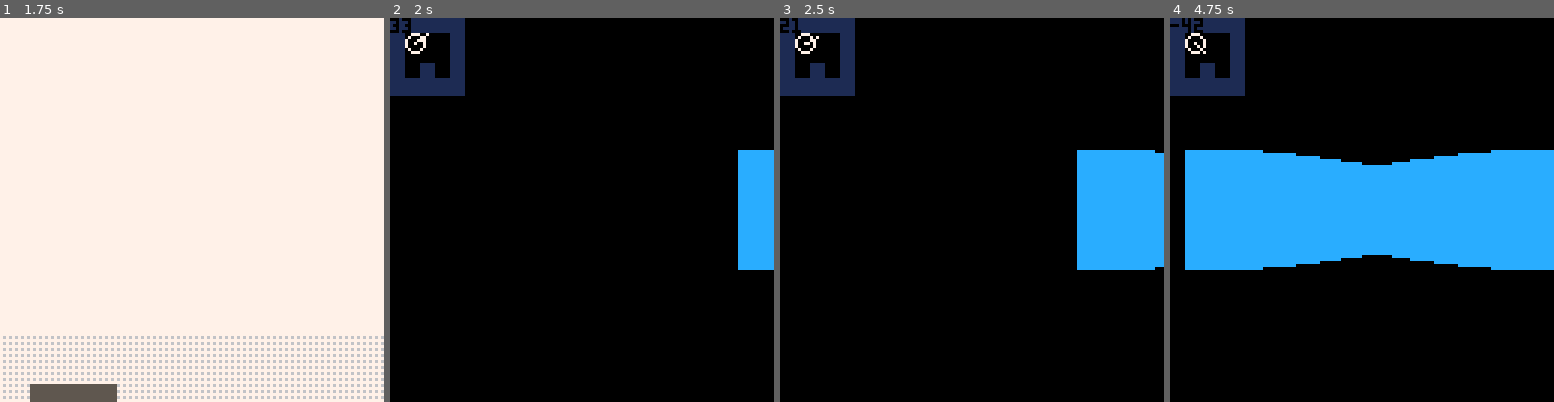
Above: before the commit, frames 1-4 (left to right).
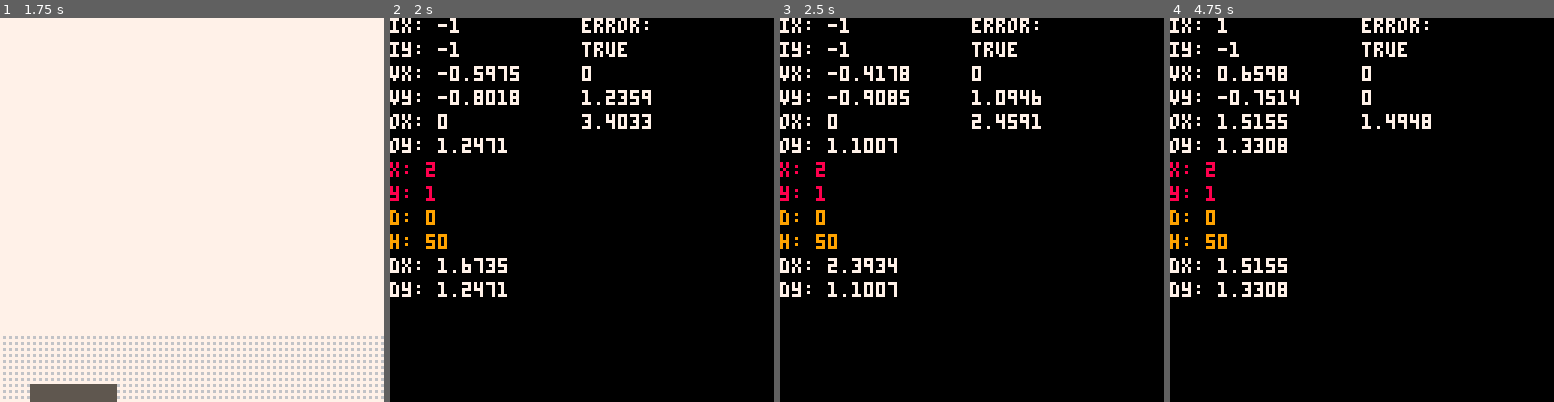
Above: after the commit, the same moments.

Repository: DorkOrca/pico8
Game: PICO-8 cartridge fps.p8
Two runs of this game, one before a commit and one after it. Both use one fixed random seed, a clock stepped at 60 frames per second and the inputs below.
Inputs:
- Up to frame 1 (1.75 s): tap X (X key) at 0.33, 1.07 s; hold Right from 1.6 s (still down)
- Up to frame 2 (2 s): keep holding Right; tap X (X key) at 1.85 s
- Up to frame 3 (2.5 s): release Right at 2.1 s; hold Right from 2.47 s (still down)
- Up to frame 4 (4.75 s): tap X (X key) at 2.97, 4.08 s; release Right at 3.03 s; hold Left 3.08-3.58 s; hold Right 4.02-4.68 s

Frame 1 is identical in both runs. In frame 2, 9.9% of the frame differs, in the area x 0-100%, y 0-73%; in frame 3, 14%; in frame 4, 34%.

Commit message:
Working on raycasting some more

Diff:
--- a/fps.p8
+++ b/fps.p8
@@ -32,20 +32,20 @@
 player = {}
 player.xPos = 40
 player.yPos = 40
-player.zRot = 45
+player.zRot = 180
 player.FOV = 90
 
 --World variables
 --map width / height
 cellSize = 16
-h = 20
+h = 50
 mapA =
 {
-{1, 1, 1, 1, 1,},
+{3, 1, 1, 1, 3,},
 {1, 0, 0, 0, 1,},
 {1, 0, 0, 0, 1,},
-{1, 0, 1, 0, 1,},
-{1, 1, 1, 1, 1,},
+{1, 0, 2, 0, 1,},
+{3, 1, 1, 1, 3,},
 }
 
 --Screen IDs
@@ -298,7 +298,7 @@
 
         while true do
             -- Horizontal intersection
-            if (ox < oy) then
+            if (abs(x) < abs(oy)) then
                 x += ix
                 d = ox
                 ox += dx
@@ -308,17 +308,31 @@
                 d = oy
                 oy += dy
             end
+
+	    if(d == 0) and (printed == false) then
+                print("error:",64,0,7)
+		print(ox < oy,64,8,7)
+		print(d,64,16,7)
+		print(ox,64,24,7)
+		print(oy,64,32,7)
+
+		printed = true
+		break
+	    end
+
+
             // Check for collision
-            if (mapCollide(mapA, x, y) > 0 or x < #mapA or x > mapA[#1]) then
-                line(i, 64 - h / d, i, 64 + h / d, 12)
+            if (mapCollide(mapA, x, y) > 0 or x > #mapA or y > #mapA[1]) then
+                line(i, 64 - h / d, i, 64 + h / d, mapA[y][x])
                 break
             end
         end
     end
-end
-
-function mapCollide(map, x, y)
-    return map[y][x]
+    printed = false
+end
+
+function mapCollide(mapVal, x, y)
+    return mapVal[y][x]
 end
 
 function movePlayer()
@@ -364,9 +378,21 @@
     cls()
     raycast()
     movePlayer()
-    drawMap(mapA)
-    drawPlayer(3, 7)
-    print(player.zRot, 0, 0, 0)
+    -- drawMap(mapA)
+    -- drawPlayer(3, 7)
+    -- print(player.zRot, 0, 0, 0)
+    print("x: "..x,0,48,8)
+    print("y: "..y,0,56,8)
+    print("ix: "..ix,0,0,7)
+    print("iy: "..iy,0,8,7)
+    print("vx: "..vx,0, 16,7)
+    print("vy: "..vy,0,24,7)
+    print("ox: "..ox,0,32,7)
+    print("oy: "..oy,0,40,7)
+    print("d: "..d,0,64,9)
+    print("h: "..h,0,72,9)
+    print("dx: "..dx,0,80,7)
+    print("dy: "..dy,0,88,7)
 end
 
 -->8
